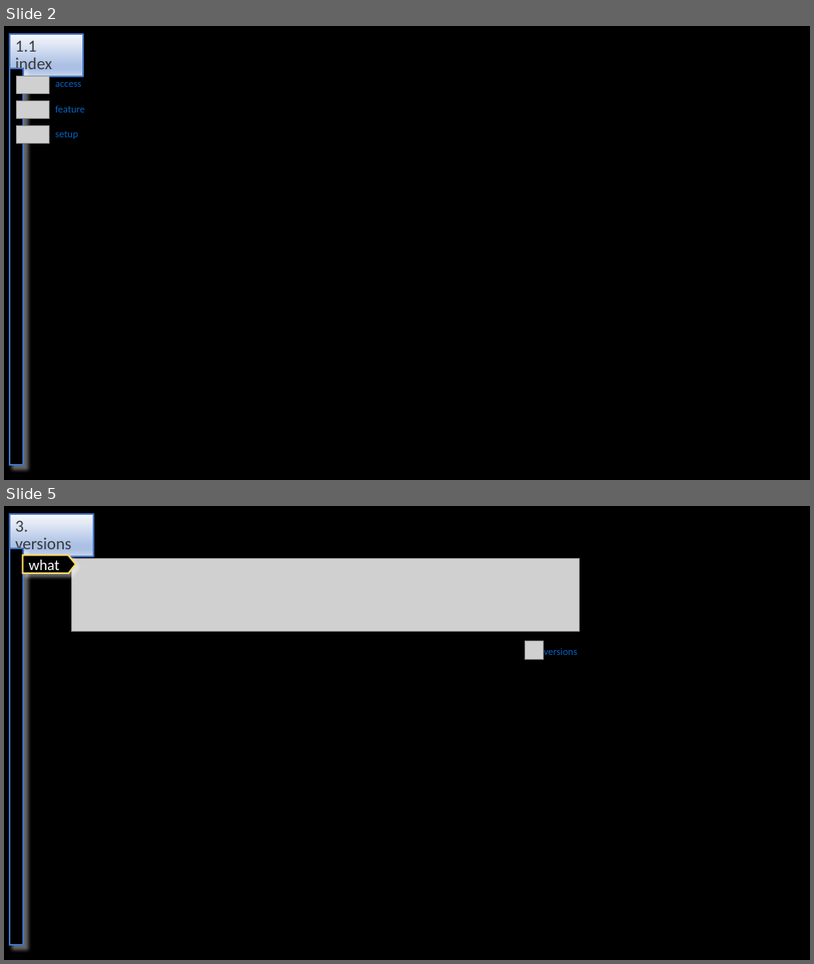
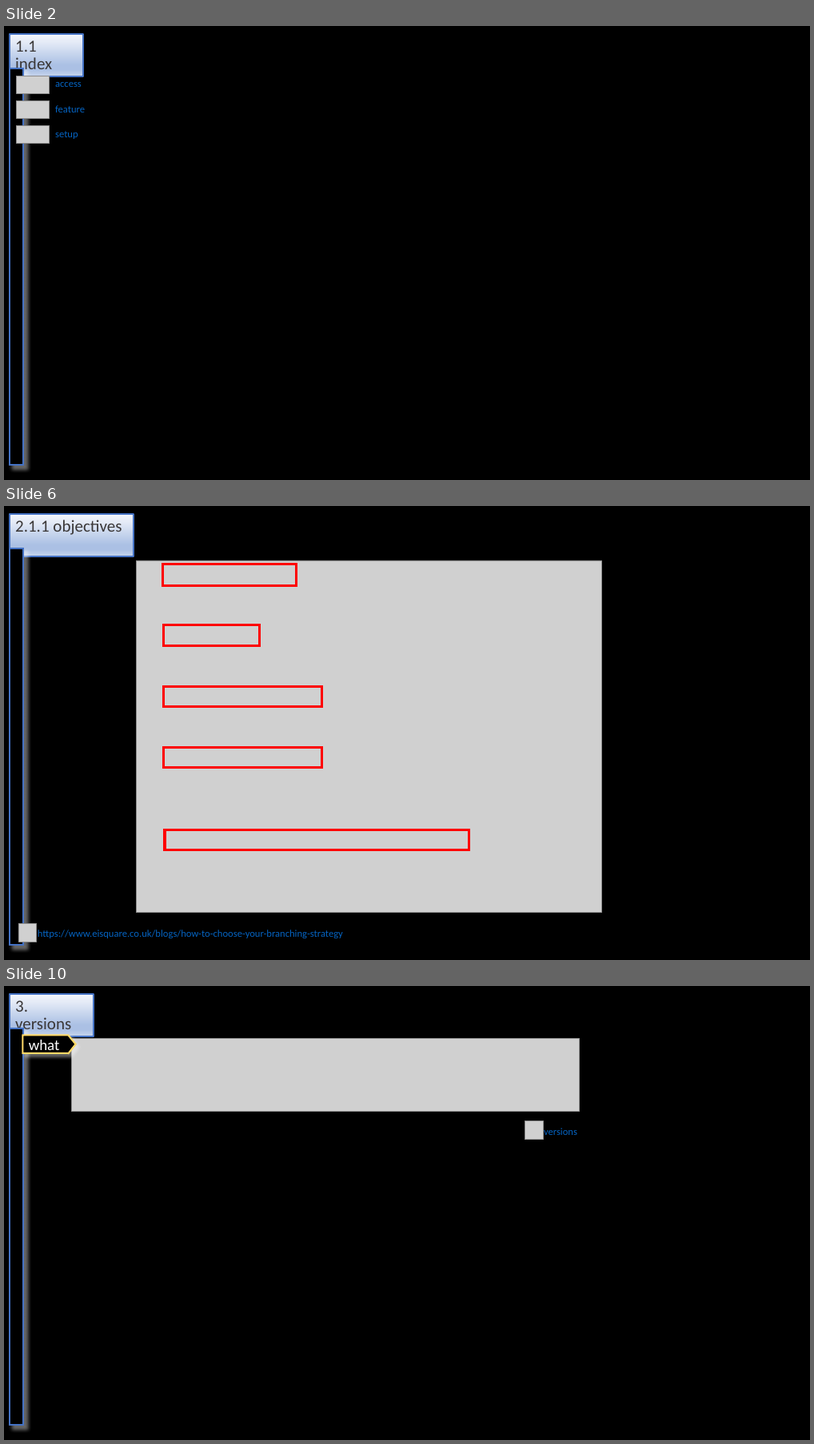
Before and after one commit to 1010836/portfolio, a slide deck: git/git.odp. Shown one above the other, each under a label of ours: slides 2 and 5 before the commit, slides 2, 6 and 10 after it; the slides between them are not shown. The pictures are 814x964 and 814x1444 pixels, drawn with LibreOffice and Linux fonts; fonts in the diff are those of the drawing; grey boxes stand for pictures. Boxes give left, top, right and bottom in pixels: in the first picture for what was removed or moved away, otherwise in the second. Text is boxed around its words. In the diff, an @@ line names an element or a change of style, - is before the commit and + after.

```diff
--- a/git/git.odp
+++ b/git/git.odp
@@ slide 6 added at [4, 506, 810, 960], background #000000 @@
@@ title added at [10, 515, 134, 557], fill gradient #F6F8FC to #ABC0E4 to #C7D5ED, outline #4472C4 2.01 pt, 20 pt, text #3B3838 @@
+2.1.1 objectives
@@ rectangle added at [10, 548, 23, 944], fill #000000, outline #4472C4 2.01 pt @@
@@ picture added at [137, 560, 602, 912] @@
@@ rectangle added at [163, 564, 297, 586], outline #FF0000 3 pt @@
@@ rectangle added at [164, 624, 260, 646], outline #FF0000 3 pt @@
@@ rectangle added at [164, 686, 322, 706], outline #FF0000 3 pt @@
@@ rectangle added at [164, 748, 322, 768], outline #FF0000 3 pt @@
@@ rectangle added at [165, 830, 470, 850], outline #FF0000 3 pt @@
@@ picture added at [18, 924, 37, 941] @@
@@ text added at [38, 929, 343, 938], 12 pt, text #0563C1 @@
+https://www.eisquare.co.uk/blogs/how-to-choose-your-branching-strategy
@@ what was slide 5 is now slide 10 @@
```
Also in this commit, not shown: 3 slides changed, 6 other slides added, 1 slide removed, 3 other files.
